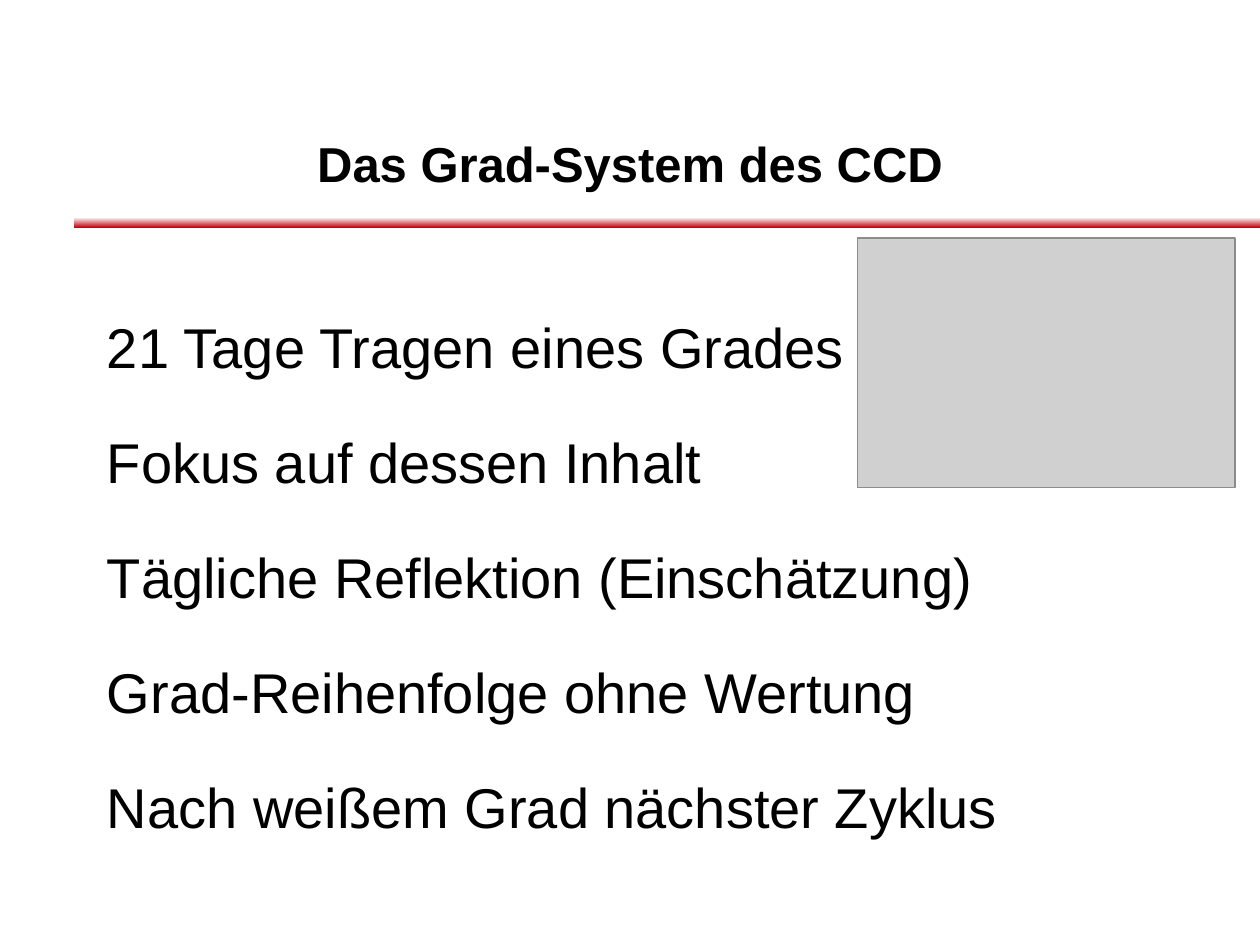
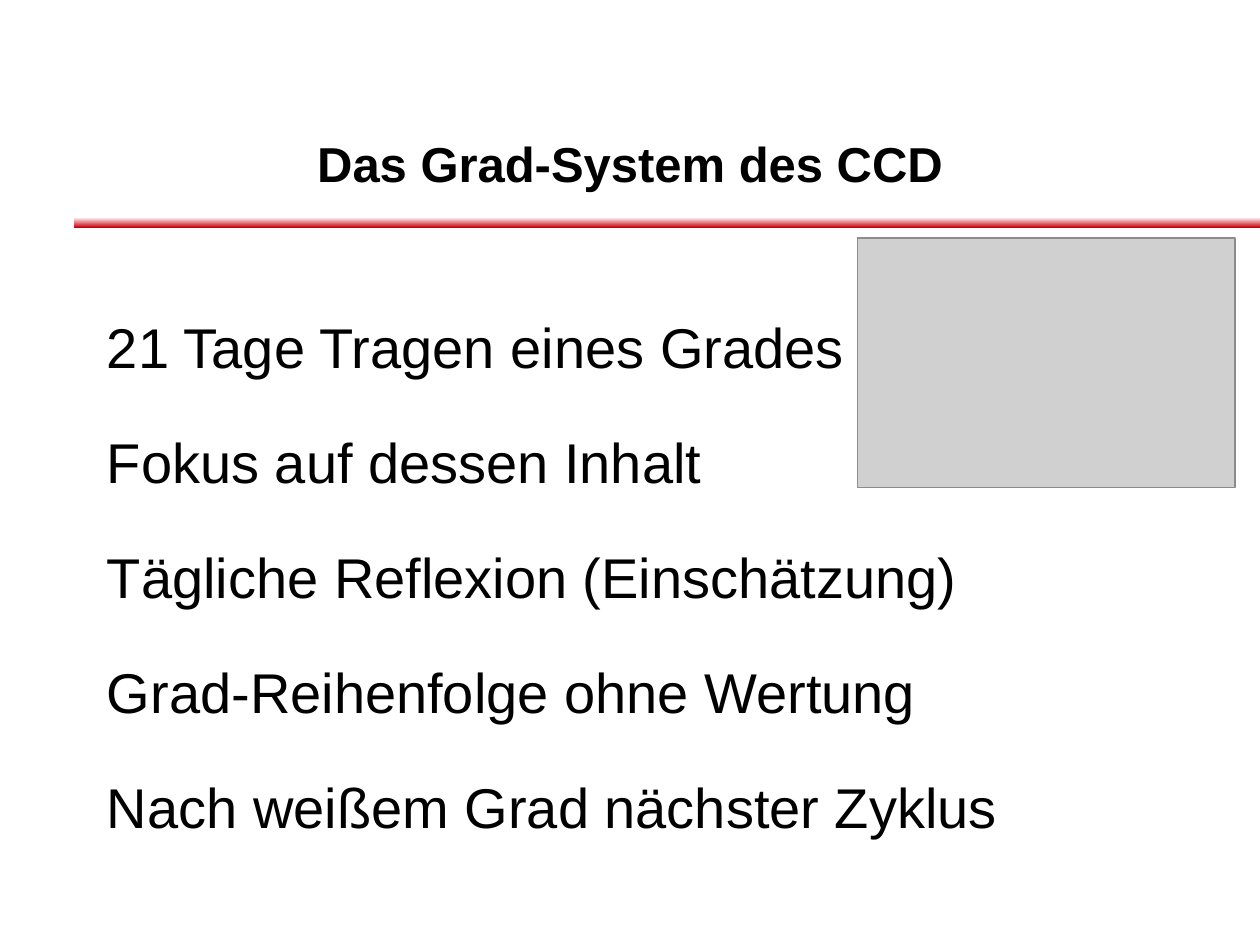
Before and after one commit to dlindner/vorlesung-se2-dhbw, a slide deck: slide 11 of added_2012/Clean Code Developer.odp. Drawn at 1260x945 pixels with LibreOffice and Linux fonts; fonts in the diff are those of the drawing; grey boxes stand for pictures; background and template pictures are left out. Boxes give left, top, right and bottom in pixels: in the first picture for what was removed or moved away, otherwise in the second. Text is boxed around its words. In the diff, an @@ line names an element or a change of style, - is before the commit and + after.

Commit message:
Typo korrigiert

```diff
--- a/added_2012/Clean Code Developer.odp
+++ b/added_2012/Clean Code Developer.odp
@@ text at <box>107,557,956,609</box>: text changed @@
-Tägliche Reflektion (Einschätzung)
+Tägliche Reflexion (Einschätzung)
```
